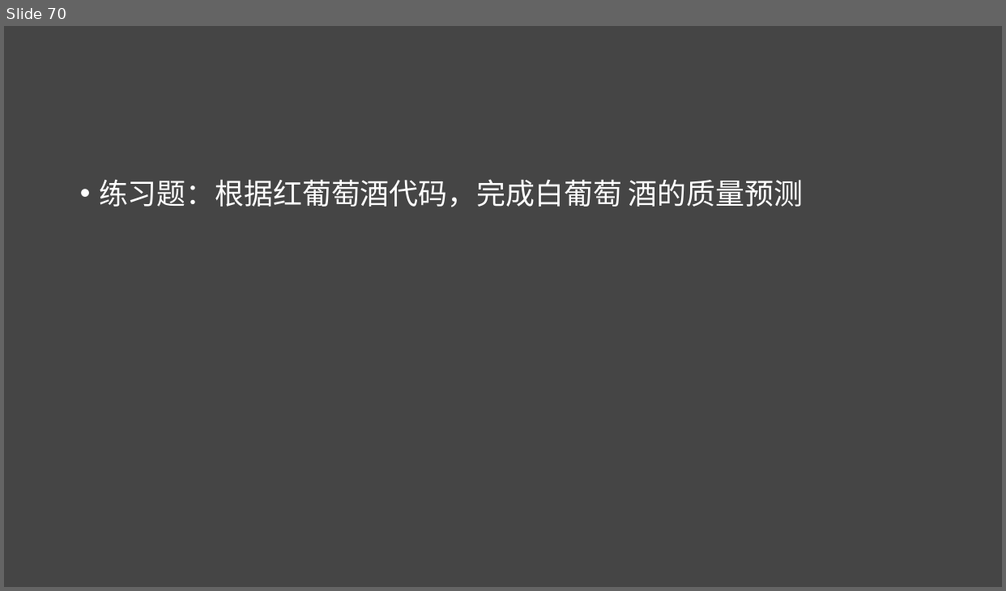
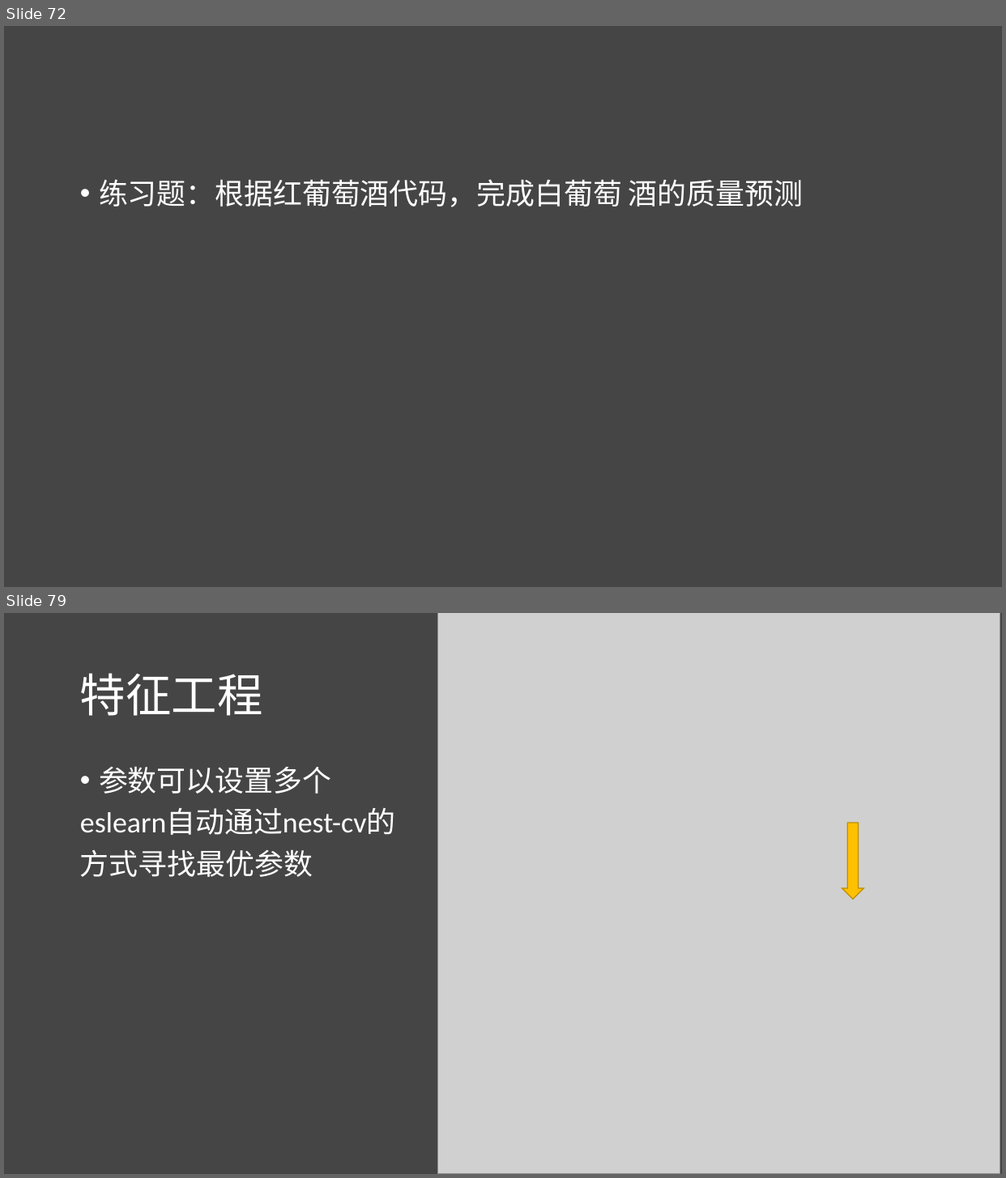
Before and after one commit to lichao312214129/lc_rsfmri_tools_python, a slide deck: The_first_ml_training/第一届机器学习实战班.pptx. Shown one above the other, each under a label of ours: slide 70 before the commit, slides 72 and 79 after it; the slides between them are not shown. The pictures are 1006x591 and 1006x1178 pixels, drawn with LibreOffice and Linux fonts; fonts in the diff are those of the drawing; grey boxes stand for pictures. Boxes give left, top, right and bottom in pixels: in the first picture for what was removed or moved away, otherwise in the second. Text is boxed around its words. In the diff, an @@ line names an element or a change of style, - is before the commit and + after.

```diff
--- a/The_first_ml_training/第一届机器学习实战班.pptx
+++ b/The_first_ml_training/第一届机器学习实战班.pptx
@@ slide 79 added at [4,613,1002,1174], background #454545 @@
@@ picture added at [437,613,999,1174] @@
@@ title added at [80,673,263,716], 44 pt, text #FFFFFF @@
+特征工程
@@ text added at [80,766,396,877], 28 pt, text #FFFFFF @@
+• 参数可以设置多个
+eslearn自动通过nest-cv的
+方式寻找最优参数
@@ down arrow added at [842,823,864,899], fill #FFC000, outline #BD8E00 1 pt @@
@@ what was slide 70 is now slide 72 @@
```
Also in this commit, not shown: 1 slide changed, 23 other slides added, 1 slide removed, 4 other files.
